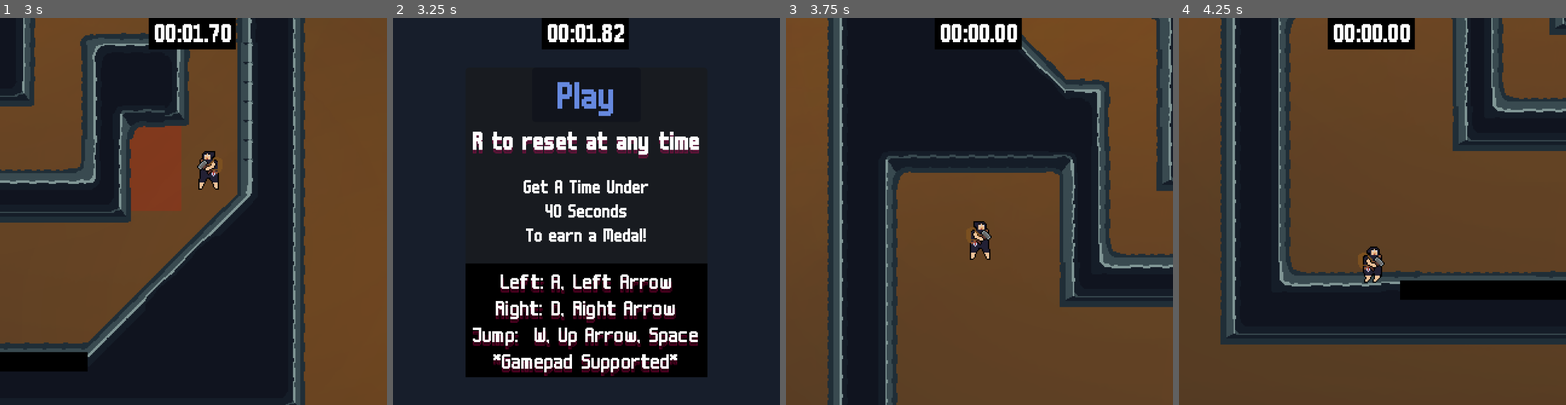
Above: before the commit, frames 1-4 (left to right).
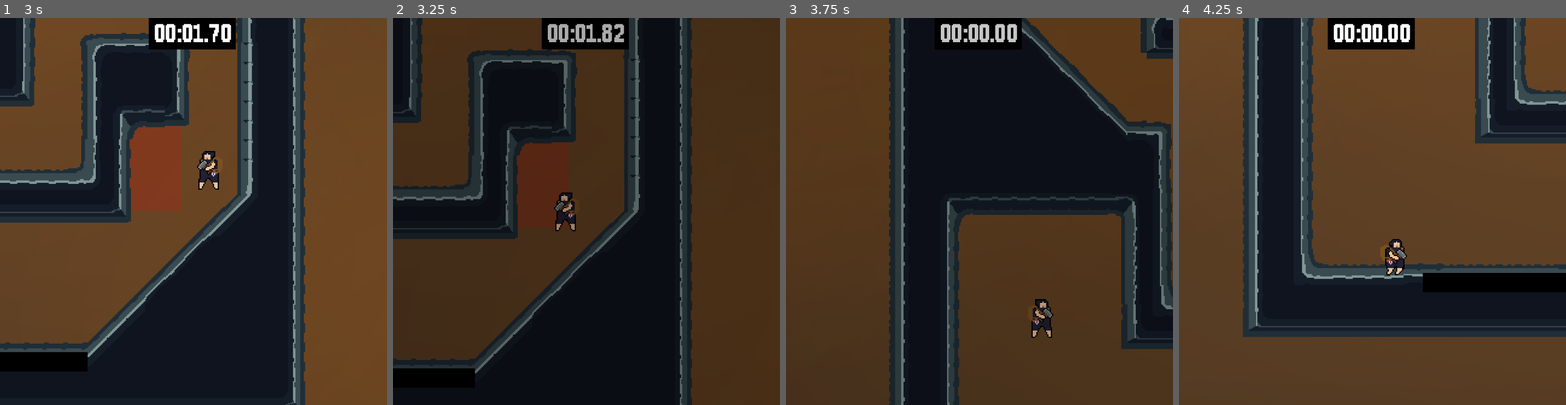
Above: after the commit, the same moments.

Repository: cureforboredom/ludumdare-depths
Game: Godot game, scene res://Scenes/main.tscn
Same seed, same stepped clock (60 frames per second), same inputs: the game is played once before the commit and once after it.
Inputs (mouse positions are in pixels of both pictures, inside the frame that each line leads up to):
- Up to frame 1 (3 s): click "Play" at 0.5 s; hold D (Right) 1.28-2.78 s; tap Space (Jump) at 1.52, 2.27 s; hold A (Left) from 2.78 s (still down)
- Up to frame 2 (3.25 s): keep holding A (Left)
- Up to frame 3 (3.75 s): release A (Left) at 3.5 s; click (979, 95) at 3.5 s, where only the run before the commit has a clickable "Play"
- Up to frame 4 (4.25 s): no input

Frame 1 is identical in both runs. In frame 2, 64% of the frame differs, in the area x 0-100%, y 0-100%; in frame 3, 51%; in frame 4, 27%.

Commit message:
Rigged UI

Diff:
--- a/Scenes/HUD.tscn
+++ b/Scenes/HUD.tscn
@@ -83,11 +83,11 @@
 vertical_alignment = 1
 
 [node name="Label2" type="Label" parent="Menu/PanelContainer/Medal"]
-offset_left = -51.0
+offset_left = -56.0
 offset_top = -61.0
-offset_right = 46.0
+offset_right = 59.0
 offset_bottom = -37.0
-text = "GG! You Got:"
+text = "GG! Your Best:"
 label_settings = ExtResource("6_b5b84")
 
 [node name="Label" type="Label" parent="Menu/PanelContainer"]
@@ -156,3 +156,9 @@
 label_settings = ExtResource("3_psnte")
 horizontal_alignment = 1
 vertical_alignment = 1
+
+[node name="Black" type="ColorRect" parent="."]
+visible = false
+offset_right = 320.0
+offset_bottom = 320.0
+color = Color(0, 0, 0, 0)
--- a/Scripts/hud.gd
+++ b/Scripts/hud.gd
@@ -4,6 +4,7 @@
 
 @onready var timer_label = $Timer
 @onready var menu = $Menu
+@onready var black = $Black
 
 var medal_ui
 var medal_placeholder
@@ -46,12 +47,18 @@
   timer_label.text = "%02d:%05.2f" % [minutes, seconds]
 
 func display(state):
-  menu.visible = true
-
   match state:
     "none":
       menu.visible = false
     "win":
+      menu.visible = true
+      black.visible = true
+      black.color = Color(Color.BLACK, 1.0)
+      var tween = get_tree().create_tween()
+      tween.tween_property(
+        black, "color", Color(Color.BLACK, 0.0), 1.5
+      )
+      tween.set_ease(Tween.EASE_IN)
       if timer <= 28.0:
         medal = "Gold"
       elif timer <= 32.0 and medal != "Gold":
@@ -63,7 +70,20 @@
         medal_ui.change(medal)
         medal_placeholder.visible = false
         medal_ui.visible = true
+      await tween.finished
+      black.visible = false
     "die":
-      pass
+      black.visible = true
+      var tween = get_tree().create_tween()
+      tween.tween_property(
+        black, "color", Color(Color.BLACK, 1.0), 0.4
+      ).set_ease(Tween.EASE_IN)
+      tween.tween_property(
+        black, "color", Color(Color.BLACK, 0.0), 0.3
+            ).set_ease(Tween.EASE_OUT)
+      await get_tree().create_timer(0.35).timeout
+      reset.emit()
+      await tween.finished
+      black.visible = false
     "play":
-      pass
+      menu.visible = true
--- a/Scripts/main.gd
+++ b/Scripts/main.gd
@@ -19,7 +19,7 @@
   if Input.is_action_just_pressed("Reset"):
     reset()
   if Input.is_action_just_pressed("Pause"):
-    die()
+    pause()
   if player_instance:
     if !paused:
       player_instance.paused = false
@@ -84,3 +84,10 @@
   hud.stop_timer()
   hud.display("die")
   player_instance.accept_input = false
+
+func pause():
+  paused = true
+  hud.stop_timer()
+  hud.reset_timer()
+  hud.display("play")
+  player_instance.accept_input = false
Not shown, changed: Releases/Web/index.html
Not shown, changed: Releases/Web/index.pck
